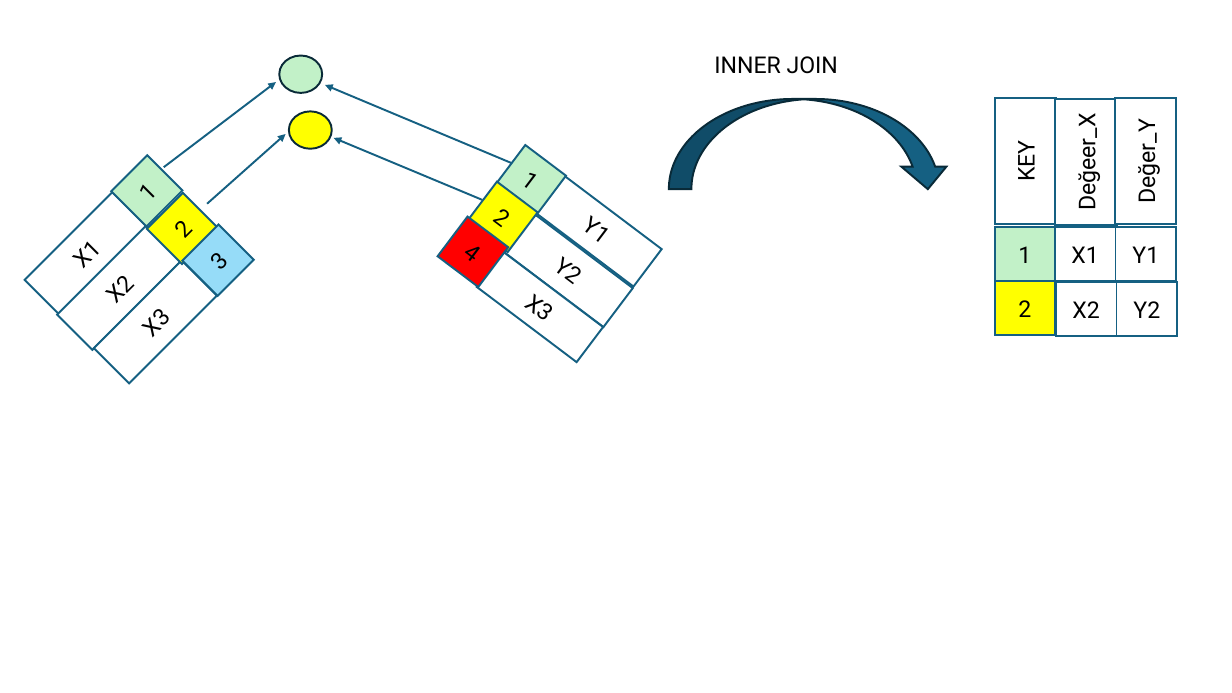
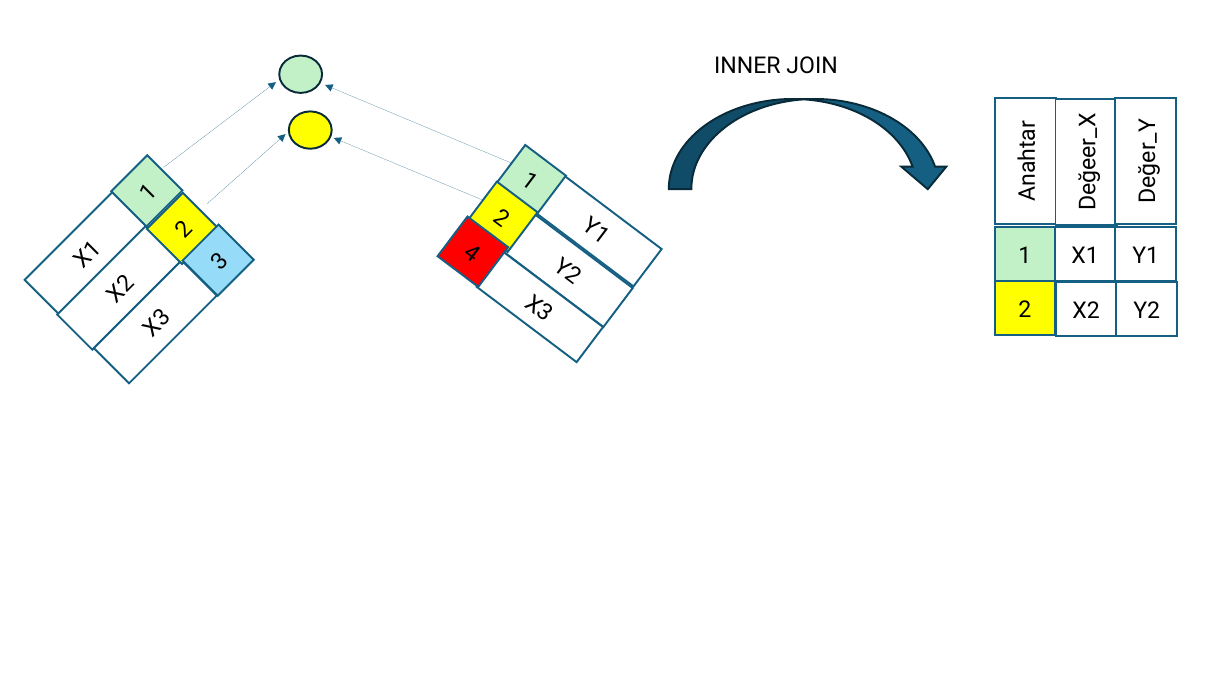
Before and after one commit to ati-ozgur/course-database, a slide deck: slide 1 of course-contents/figures/join-inner.pptx. Drawn at 1232x693 pixels with LibreOffice and Linux fonts; fonts in the diff are those of the drawing. Boxes give left, top, right and bottom in pixels: in the first picture for what was removed or moved away, otherwise in the second. Text is boxed around its words. In the diff, an @@ line names an element or a change of style, - is before the commit and + after.

```diff
--- a/course-contents/figures/join-inner.pptx
+++ b/course-contents/figures/join-inner.pptx
@@ arrow (164, 167) - (276, 82): stroke #156082 1.5 pt to #156082 0.75 pt @@
@@ arrow (512, 164) - (325, 85): stroke #156082 1.5 pt to #156082 0.75 pt @@
@@ arrow (207, 204) - (286, 134): stroke #156082 1.5 pt to #156082 0.75 pt @@
@@ arrow (482, 200) - (334, 138): stroke #156082 1.5 pt to #156082 0.75 pt @@
@@ text in rectangle at [1011, 129, 1041, 200]: text changed @@
-KEY
+Anahtar
```
Also in this commit, not shown: 2 other files.
